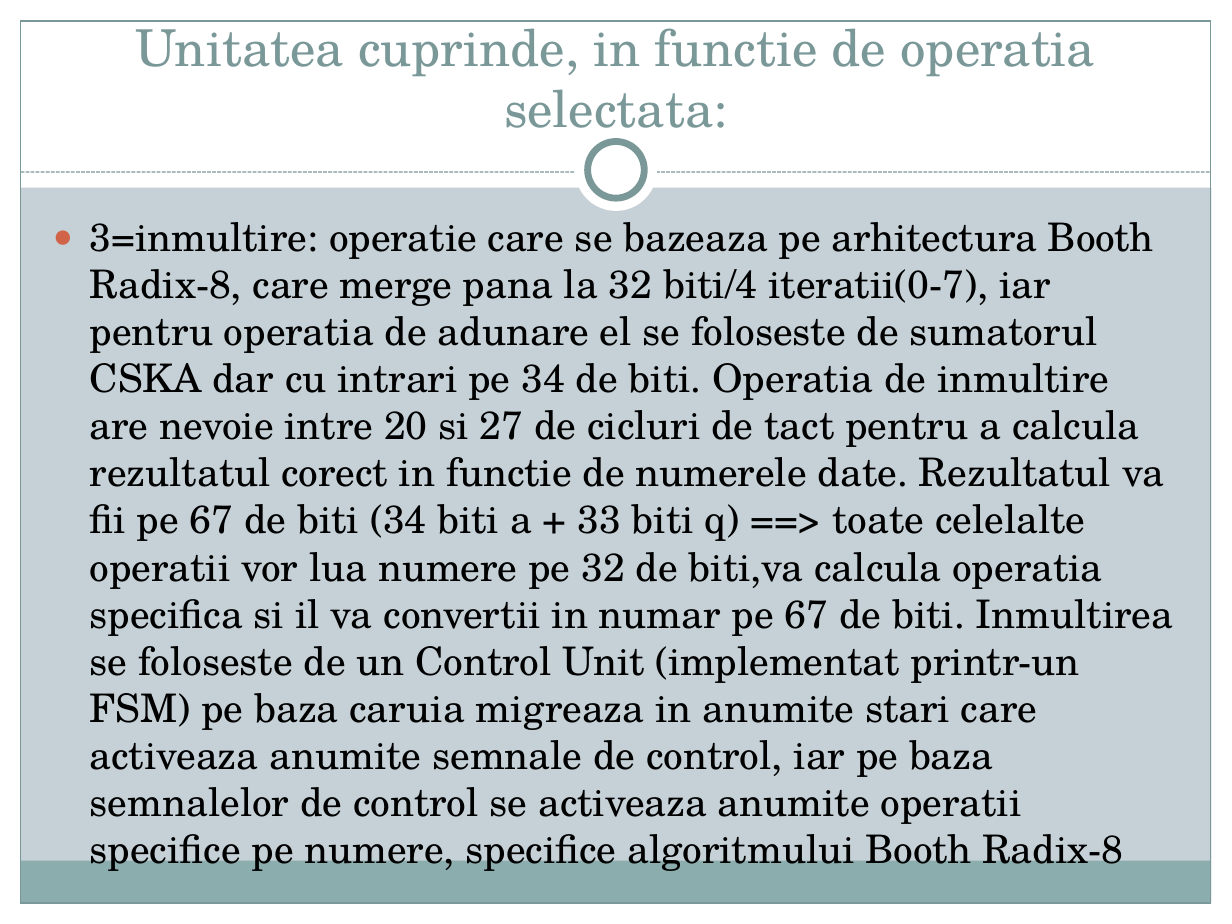
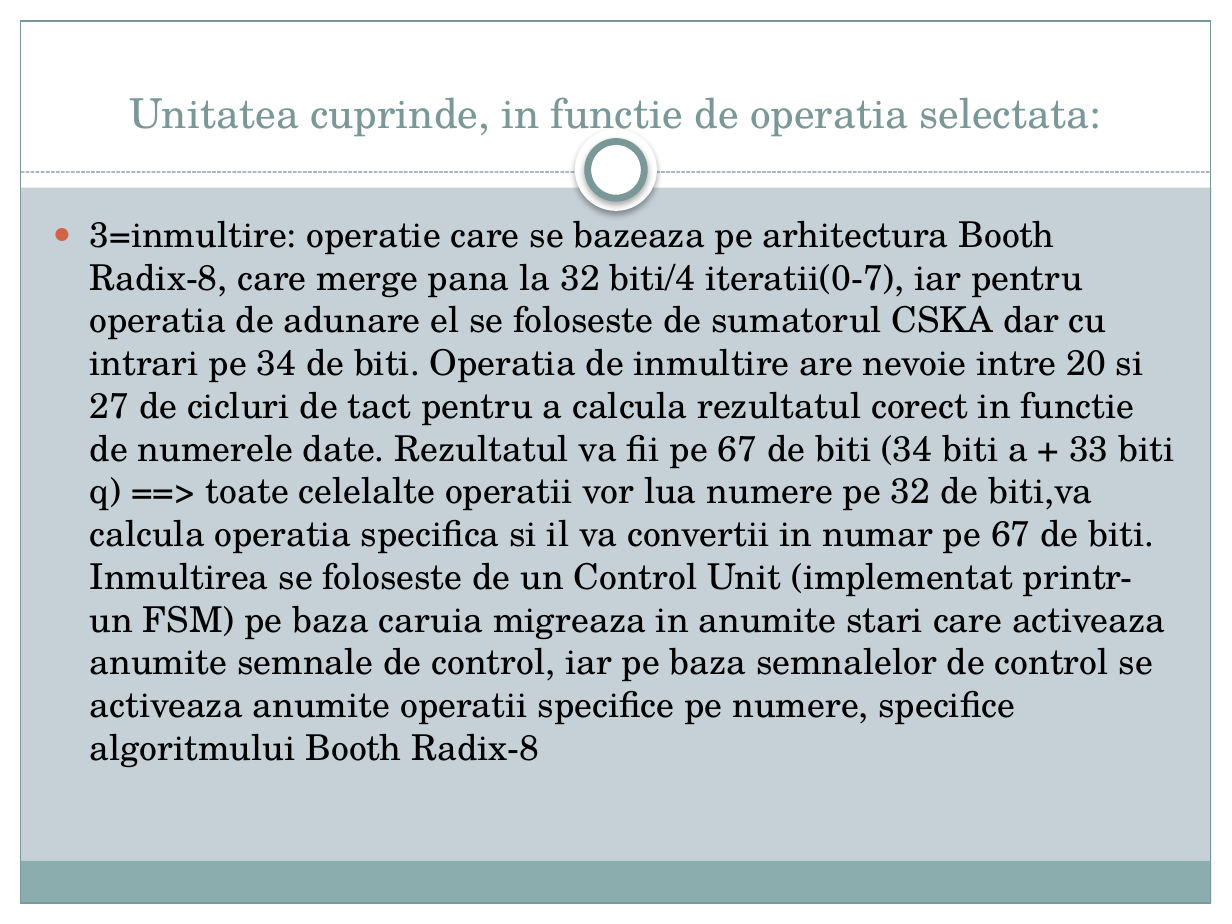
Before and after one commit to AndreiMuciu/Proiect-CN, a slide deck: slide 4 of Docs/Prezentare.pptx. Drawn at 1232x924 pixels with LibreOffice and Linux fonts; fonts in the diff are those of the drawing. Boxes give left, top, right and bottom in pixels: in the first picture for what was removed or moved away, otherwise in the second. Text is boxed around its words. In the diff, an @@ line names an element or a change of style, - is before the commit and + after.

```diff
--- a/Docs/Prezentare.pptx
+++ b/Docs/Prezentare.pptx
@@ title "Unitatea cuprinde, in functie de ..." at [130,97,1100,140]: size 29.7 to 24.1 pt, text colour #7C999A to #7B9899 @@
@@ ellipse at [575,129,658,212]: shadow on @@
@@ ellipse at [588,142,644,198]: shadow on @@
@@ text "3=inmultire: operatie care se bazeaza ..." at [90,212,1175,768]: size 22.9 to 20.8 pt @@
```
Also in this commit, not shown: 8 other slides changed.
